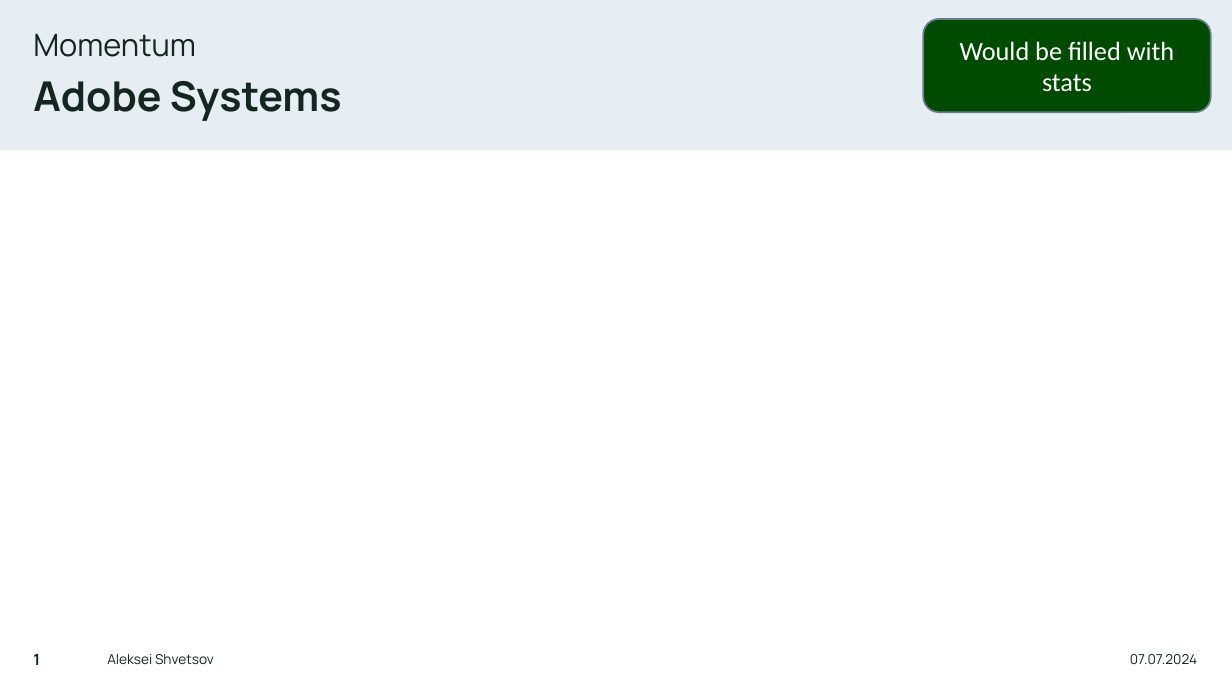
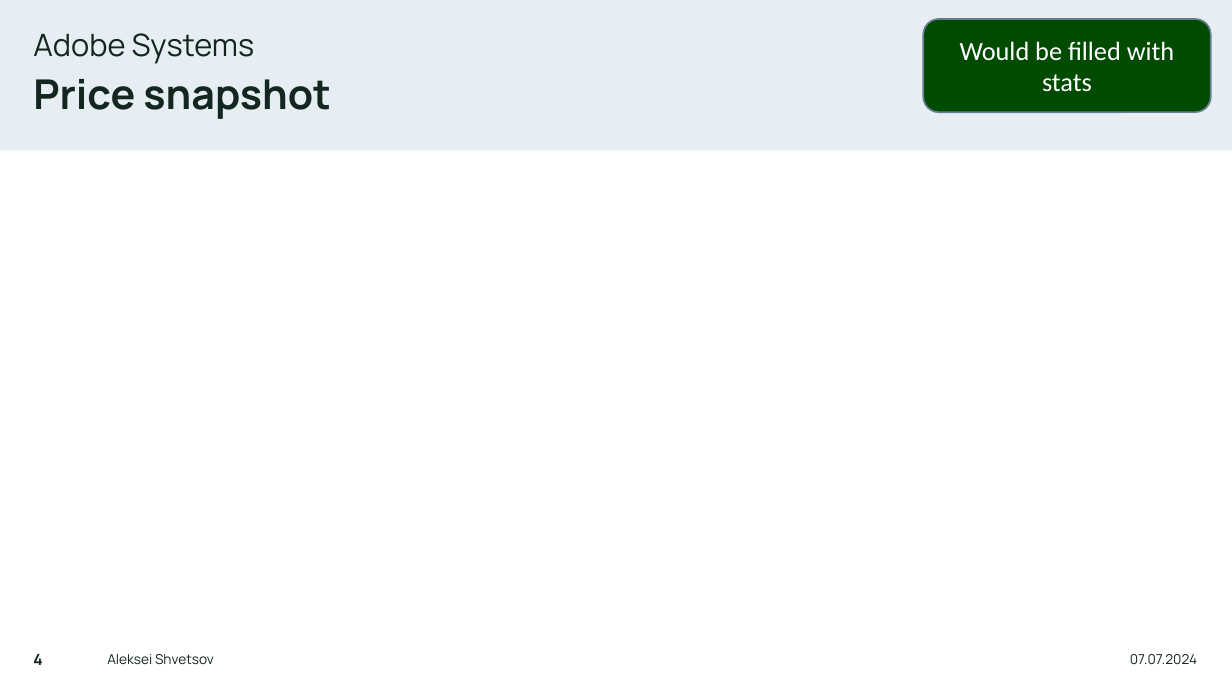
Before and after one commit to sleepper/investmentstrategies, a slide deck: slide 4 of Company Profile.pptx (slide 1 before the commit). Drawn at 1232x693 pixels with LibreOffice and Linux fonts; fonts in the diff are those of the drawing. Boxes give left, top, right and bottom in pixels: in the first picture for what was removed or moved away, otherwise in the second. Text is boxed around its words. In the diff, an @@ line names an element or a change of style, - is before the commit and + after.

```diff
--- a/Company Profile.pptx
+++ b/Company Profile.pptx
@@ text at <box>33,33,255,64</box>: text changed @@
-Momentum
+Adobe Systems
@@ title at <box>33,79,330,119</box>: text changed @@
-Adobe Systems
+Price snapshot
@@ page number at <box>33,654,42,665</box>: text changed @@
-1
+4
```
Also in this commit, not shown: 1 other slide changed, 3 slides added, 1 other file.
